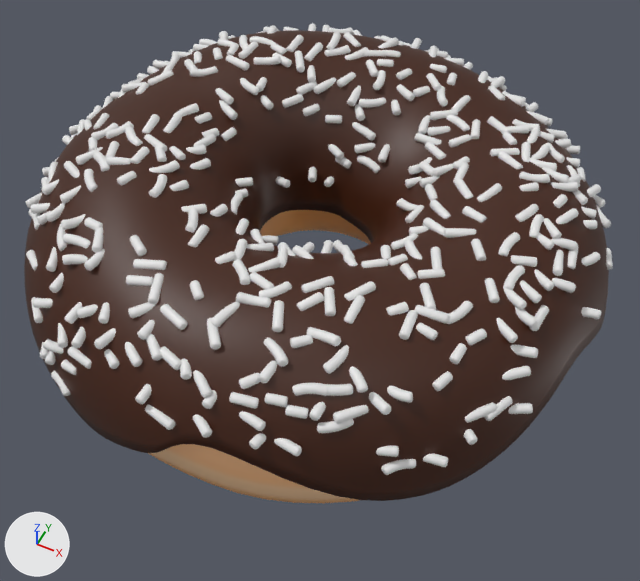
What one commit did to the FBX model Pawns/Donuts/Chocolate/Chocolate.fbx.
Both versions are drawn from a 50 mm lens placed at (0.2, -0.392, 0.58), pointed at (0.007, -0.008, 0.099). Lighting does not change. The marker at lower left points along +X, +Y and +Z. Both versions are drawn at frame 1 of the action 'Donut|Sit'; the numbers are the values there.

The older version as bpy lines, for what is in view:
```python
me_torus = bpy.data.meshes.new('Torus')
me_torus.from_pydata(...)  # 1536 vertices, 1536 faces; spans x -0.19..0.191, y -0.19..0.192, z -0.006..0.147
me_torus.materials.append(mat_donutmaterial)  # picture img_donut_base_png
me_torus_001 = bpy.data.meshes.new('Torus.001')
me_torus_001.from_pydata(...)  # 54592 vertices, 50752 faces; spans x -0.203..0.199, y -0.199..0.201, z 0.042..0.159
# faces by material slot: [6400, 44352]
me_torus_001.materials.append(mat_chocolate)  # brown #411900
me_torus_001.materials.append(mat_parttocolor)  # white #e7e7e7
ob_donut = bpy.data.objects.new('Donut', me_torus)
ob_donut.location = (-0.0002, 0.0013, 0.0662)
ob_icing = bpy.data.objects.new('Icing', me_torus_001)
ob_icing.parent = ob_donut
ob_icing.location = (0.0, 0.0, 0.0)
```
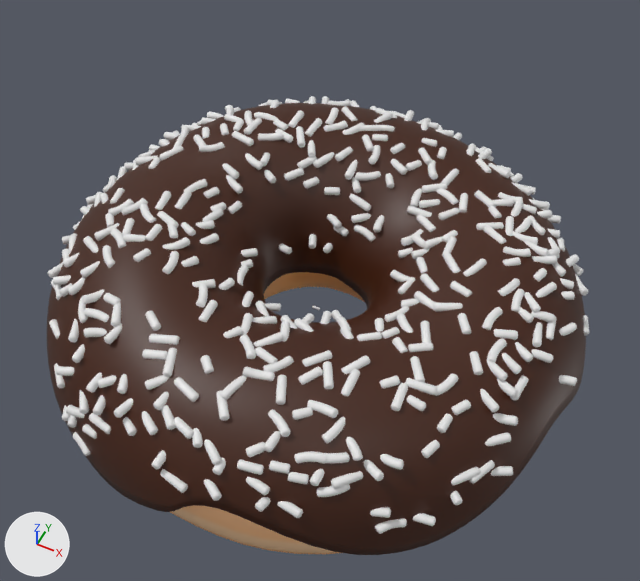
Where the change shows, as pixel boxes (x1, y1, x2, y2) in the pictures (640 x 581 px):
'Icing', moved: before (24, 23, 613, 501); after (47, 96, 589, 555)
'Donut', moved: before (149, 210, 371, 503); after (170, 272, 365, 554)

The edits, one by one:
Object 'Donut' (ob_donut) moves from (-0.0002, 0.0013, 0.0662) to (0.0, 0.0, 0.0).
